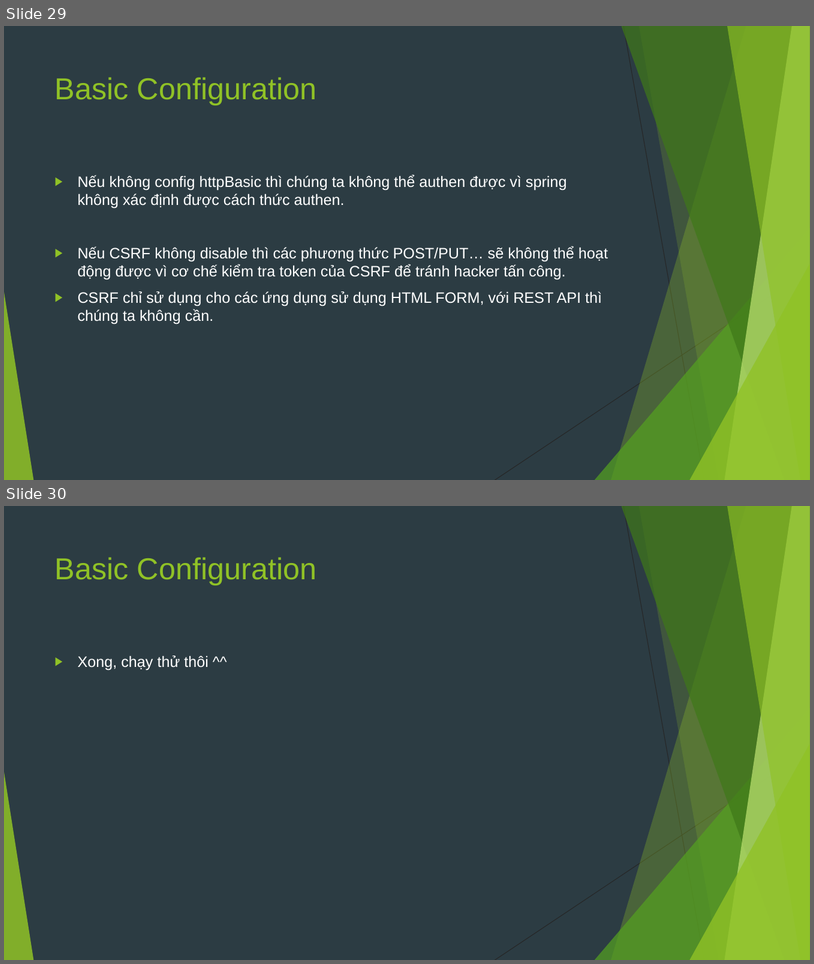
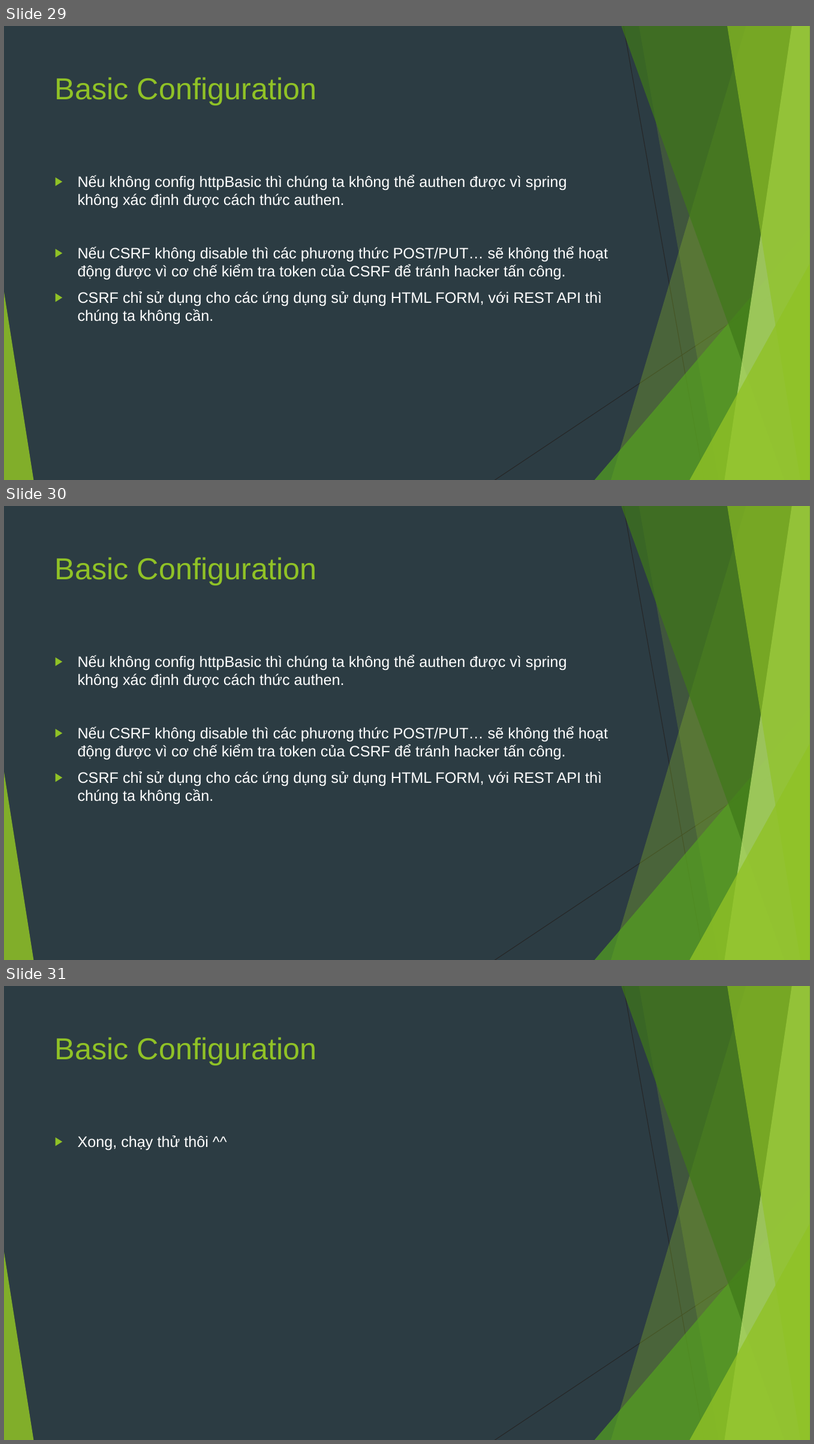
Before and after one commit to sobbingwind/SpringBoot, a slide deck: 09.Spring Security.pptx. Shown one above the other, each under a label of ours: slides 29 and 30 before the commit, slides 29, 30 and 31 after it. The pictures are 814x964 and 814x1444 pixels, drawn with LibreOffice and Linux fonts; fonts in the diff are those of the drawing. Boxes give left, top, right and bottom in pixels: in the first picture for what was removed or moved away, otherwise in the second. Text is boxed around its words. In the diff, an @@ line names an element or a change of style, - is before the commit and + after.

```diff
--- a/09.Spring Security.pptx
+++ b/09.Spring Security.pptx
@@ slide 30 added at (4, 506, 810, 960), background #2C3C43; not listed: 10 template elements that a slide beside it also shows @@
@@ title added at (55, 557, 317, 585), 36 pt, text #90C226 @@
+Basic Configuration
@@ text added at (78, 655, 608, 804), 18 pt, text #FFFFFF @@
+▶ Nếu không config httpBasic thì chúng ta không thể authen được vì spring không xác định được cách thức authen.
+▶ Nếu CSRF không disable thì các phương thức POST/PUT… sẽ không thể hoạt động được vì cơ chế kiểm tra token của CSRF để tránh hacker tấn công.
+▶ CSRF chỉ sử dụng cho các ứng dụng sử dụng HTML FORM, với REST API thì chúng ta không cần.
@@ what was slide 30 is now slide 31 @@
```
Also in this commit, not shown: 1 slide changed, 2 other slides added.
